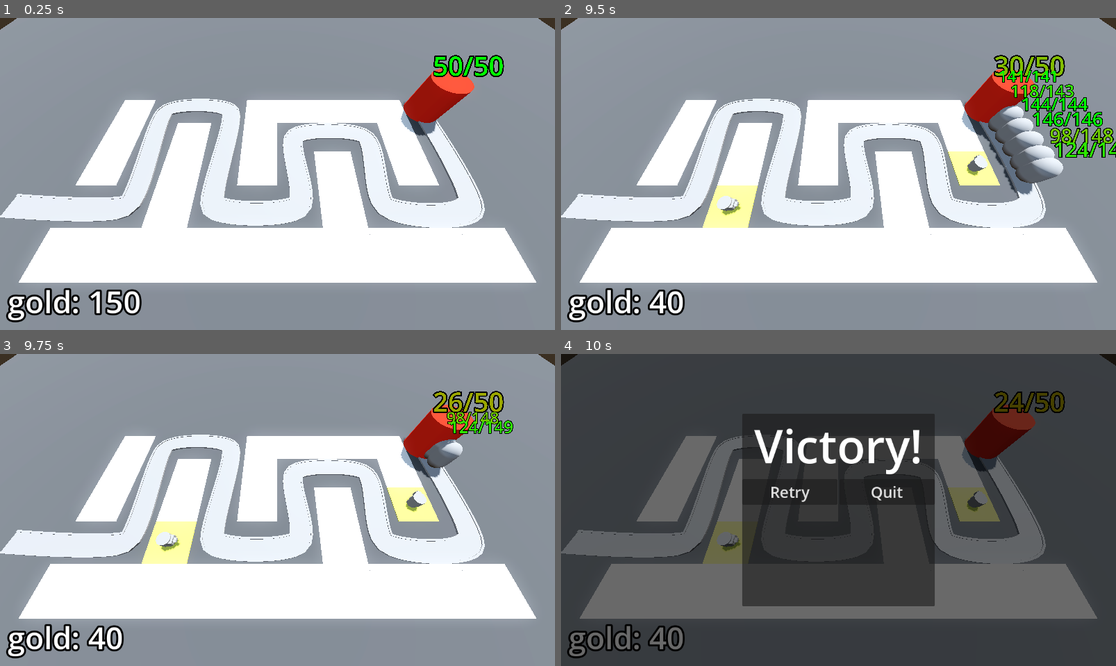
Above: before the commit, frames 1-4 (two rows, left to right).
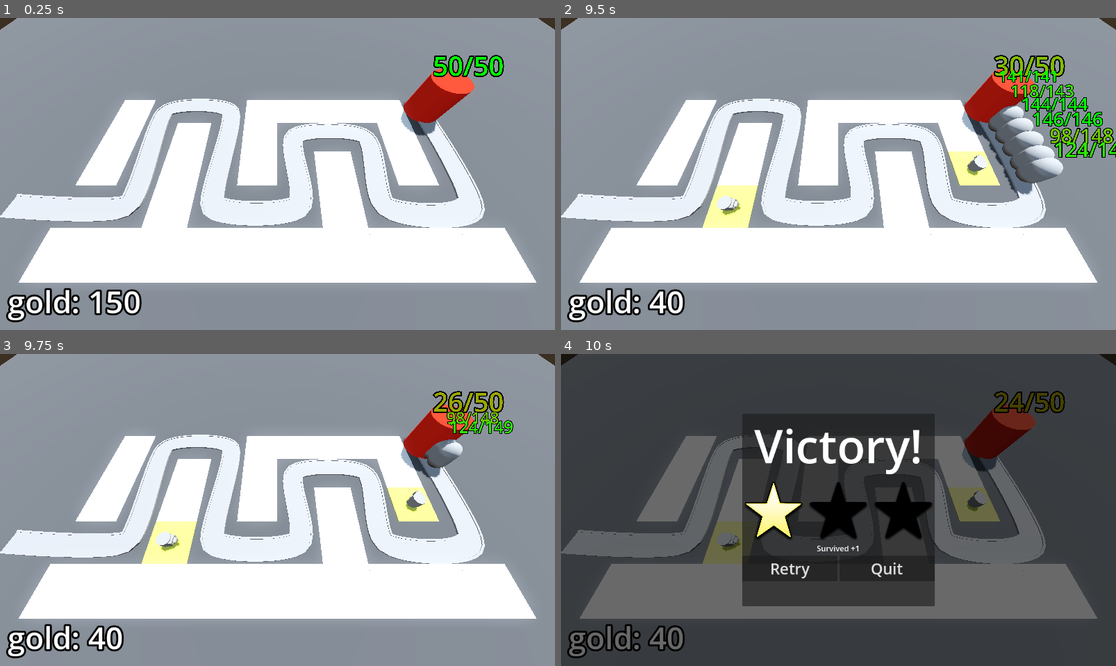
Above: after the commit, the same moments.

Repository: yrubner/TowerDefenseGD
Game: Godot game, scene res://BaseLevel.tscn
Two runs of this game, one before a commit and one after it. Both use one fixed random seed, a clock stepped at 60 frames per second and the inputs below.
Inputs (mouse positions are in pixels of both pictures, inside the frame that each line leads up to):
- Up to frame 1 (0.25 s): no input
- Up to frame 2 (9.5 s): move the mouse to (960, 158) at 0.52 s; press the mouse at (960, 158) at 0.53 s; move the mouse to (727, 189) at 1.27 s; release the mouse at (727, 189) at 1.28 s; click (727, 189) at 1.35 s; move the mouse to (894, 105) at 2.02 s; press the mouse at (894, 105) at 2.03 s; move the mouse to (810, 236) at 2.77 s; release the mouse at (810, 236) at 2.78 s; click (810, 236) at 2.85 s; move the mouse to (1005, 220) at 3.52 s; press the mouse at (1005, 220) at 3.53 s; move the mouse to (672, 127) at 4.27 s; release the mouse at (672, 127) at 4.28 s; click (672, 127) at 4.35 s; move the mouse to (866, 174) at 5.02 s; press the mouse at (866, 174) at 5.03 s; move the mouse to (755, 96) at 5.77 s; release the mouse at (755, 96) at 5.78 s; click (755, 96) at 5.85 s; move the mouse to (960, 158) at 6.52 s; press the mouse at (960, 158) at 6.53 s; move the mouse to (727, 189) at 7.27 s; release the mouse at (727, 189) at 7.28 s; click (727, 189) at 7.35 s; move the mouse to (894, 105) at 8.02 s; press the mouse at (894, 105) at 8.03 s; move the mouse to (810, 236) at 8.77 s; release the mouse at (810, 236) at 8.78 s; click (810, 236) at 8.85 s
- Up to frame 3 (9.75 s): move the mouse to (444, 556) at 9.52 s; press the mouse at (444, 556) at 9.53 s
- Up to frame 4 (10 s): no input

Frames 1-3 are identical in both runs. In frame 4, 2.9% of the frame differs, in the area x 33-67%, y 40-72%.

Commit message:
Finished Lesson 60: Rewarding the Player

Diff:
--- a/BaseLevel.tscn
+++ b/BaseLevel.tscn
@@ -146,6 +146,7 @@
 [node name="DifficultyManager" parent="." instance=ExtResource("9_sthab")]
 
 [node name="VictoryLayer" parent="." instance=ExtResource("10_vjbme")]
+visible = false
 
 [connection signal="timeout" from="EnemyPath/Timer" to="EnemyPath" method="spawn_enemy"]
 [connection signal="stop_spawning_enemies" from="DifficultyManager" to="EnemyPath" method="_on_difficulty_manager_stop_spawning_enemies"]
--- a/UserInterface/victory_layer.gd
+++ b/UserInterface/victory_layer.gd
@@ -1,5 +1,21 @@
 extends CanvasLayer
 
+@onready var star_1: TextureRect = %Star1
+@onready var star_2: TextureRect = %Star2
+@onready var star_3: TextureRect = %Star3
+@onready var health_label: Label = %HealthLabel
+@onready var money_label: Label = %MoneyLabel
+@onready var base = get_tree().get_first_node_in_group("base")
+@onready var bank = get_tree().get_first_node_in_group("bank")
+
+func victory() -> void:
+	visible = true
+	if base.max_health == base.current_health:
+		star_2.modulate = Color.WHITE
+		health_label.visible = true
+	if bank.gold >= 500:
+		star_3.modulate = Color.WHITE
+		money_label.visible = true
 
 func _on_retry_button_pressed() -> void:
 	get_tree().reload_current_scene()
--- a/UserInterface/victory_layer.tscn
+++ b/UserInterface/victory_layer.tscn
@@ -1,12 +1,12 @@
-[gd_scene load_steps=3 format=3 uid="uid://bkcmd0rou872a"]
+[gd_scene load_steps=4 format=3 uid="uid://bkcmd0rou872a"]
 
 [ext_resource type="Script" path="res://UserInterface/victory_layer.gd" id="1_7fuit"]
+[ext_resource type="Texture2D" uid="uid://w3fswpms1cow" path="res://Assets/star.png" id="2_t0kgb"]
 
 [sub_resource type="LabelSettings" id="LabelSettings_uqers"]
 font_size = 96
 
 [node name="VictoryLayer" type="CanvasLayer"]
-visible = false
 script = ExtResource("1_7fuit")
 
 [node name="ColorRect" type="ColorRect" parent="."]
@@ -37,6 +37,57 @@
 label_settings = SubResource("LabelSettings_uqers")
 horizontal_alignment = 1
 
+[node name="StarContainer" type="HBoxContainer" parent="CenterContainer/PanelContainer/VBoxContainer"]
+layout_mode = 2
+
+[node name="Star1" type="TextureRect" parent="CenterContainer/PanelContainer/VBoxContainer/StarContainer"]
+unique_name_in_owner = true
+custom_minimum_size = Vector2(128, 128)
+layout_mode = 2
+size_flags_horizontal = 3
+texture = ExtResource("2_t0kgb")
+expand_mode = 2
+stretch_mode = 5
+
+[node name="Star2" type="TextureRect" parent="CenterContainer/PanelContainer/VBoxContainer/StarContainer"]
+unique_name_in_owner = true
+modulate = Color(0, 0, 0, 1)
+custom_minimum_size = Vector2(128, 128)
+layout_mode = 2
+size_flags_horizontal = 3
+texture = ExtResource("2_t0kgb")
+expand_mode = 2
+stretch_mode = 5
+
+[node name="Star3" type="TextureRect" parent="CenterContainer/PanelContainer/VBoxContainer/StarContainer"]
+unique_name_in_owner = true
+modulate = Color(0, 0, 0, 1)
+custom_minimum_size = Vector2(128, 128)
+layout_mode = 2
+size_flags_horizontal = 3
+texture = ExtResource("2_t0kgb")
+expand_mode = 2
+stretch_mode = 5
+
+[node name="SurvivedLabel" type="Label" parent="CenterContainer/PanelContainer/VBoxContainer"]
+layout_mode = 2
+text = "Survived +1"
+horizontal_alignment = 1
+
+[node name="HealthLabel" type="Label" parent="CenterContainer/PanelContainer/VBoxContainer"]
+unique_name_in_owner = true
+visible = false
+layout_mode = 2
+text = "Full Health +1"
+horizontal_alignment = 1
+
+[node name="MoneyLabel" type="Label" parent="CenterContainer/PanelContainer/VBoxContainer"]
+unique_name_in_owner = true
+visible = false
+layout_mode = 2
+text = "money money money +1"
+horizontal_alignment = 1
+
 [node name="HBoxContainer" type="HBoxContainer" parent="CenterContainer/PanelContainer/VBoxContainer"]
 layout_mode = 2
 
--- a/enemy_path.gd
+++ b/enemy_path.gd
@@ -23,4 +23,4 @@
 			if child is PathFollow3D:
 				return
 		print("You won!")
-		victory_layer.visible = true
+		victory_layer.victory()
Binary file added: Assets/star.png
Not shown, added: Assets/star.png.import
Not shown, changed: README.md
